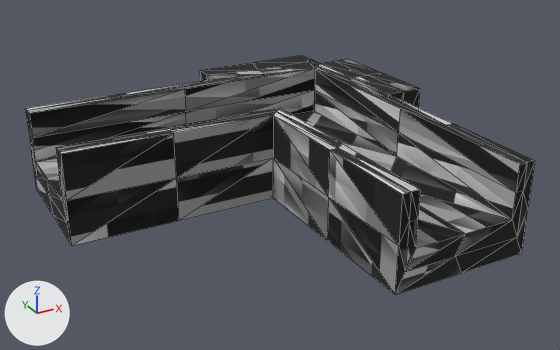
Before and after pictures for a commit that changed the OBJ model resources/shape-14.obj.
One viewpoint serves both versions: a camera (50 mm lens) standing at (-0.741, -1.271, 0.58) and looking at (-0.134, -0.167, 0.028). Every picture has the same lights, and +X, +Y and +Z are marked at lower left. Mesh edges are drawn as thin lines. Where no turn or scale is listed for an object, it has been applied to the vertices.

Names of what the first picture shows: 'shape-14'.
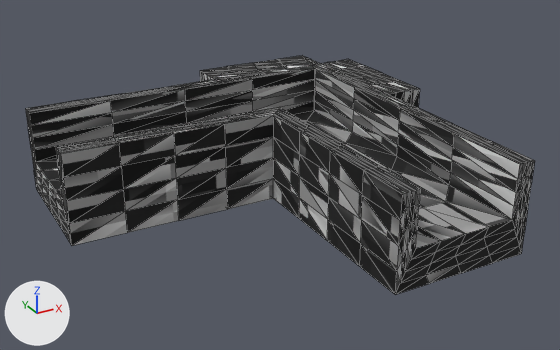
Pixel boxes [x1, y1, x2, y2] of what changed, in the pictures (560 x 350 px):
part 1 of me_shape_14, added: after [25, 56, 535, 295]

The edits, one by one:
me_shape_14 is used by ob_shape_14; location (0.0, 0.0, 0.0).
me_shape_14 had 154 vertices, 304 faces and spanned x -0.5..0.2, y -0.5..0.2, z -0.038..0.125.
me_shape_14 now has 610 vertices, 1216 faces and spans x -0.5..0.2, y -0.5..0.2, z -0.038..0.125.
me_shape_14 part 1: 456 vertices added at x -0.5..0.2, y -0.5..0.2, z -0.038..0.125.
